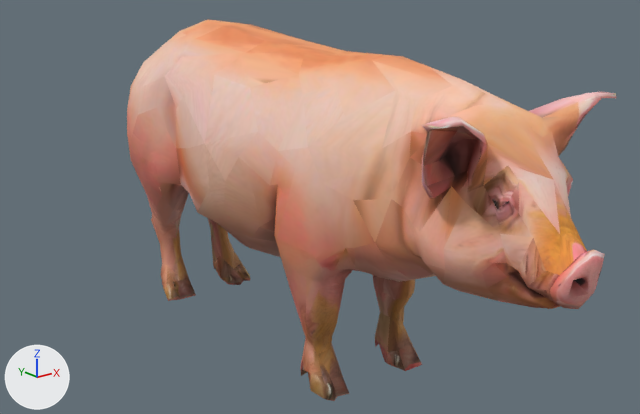
The Blender file MeshyAI/Cerdo/Create_a_high_resolut_0505024022_texture.blend, before and after one commit.
Rendered twice from a 50 mm camera at (-0.916, -1.669, 0.737) aimed at (0.119, -0.376, 0.22). The axes (+X, +Y, +Z) are drawn at lower left. The lights are the same throughout. The first picture is the older version.
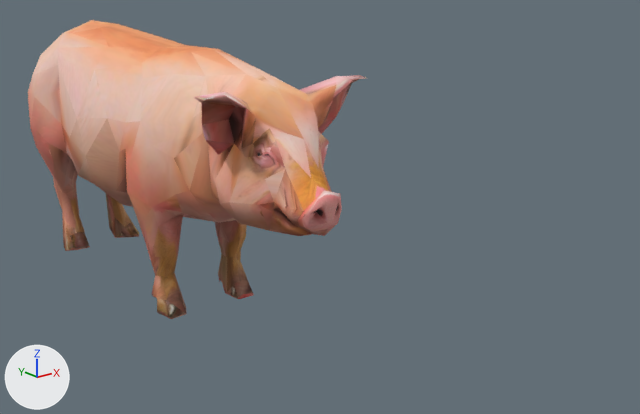
Edits to the bpy script that builds the scene:
```text
Change ob_mesh_0:
    ob_mesh_0.location: (0.0, -0.52, 0.291) -> (0.0, 0.0, 0.25)
    where _m = ob_mesh_0.modifiers.new('Diezmar', 'DECIMATE')
    _m.ratio: 0.148 -> 0.1
```

Changed parts and their boxes (x1, y1, x2, y2) in the pictures (640 x 414 px):
'Mesh_0', moved, modifiers changed
    before: (127, 19, 617, 401)
    after: (28, 20, 366, 319)
